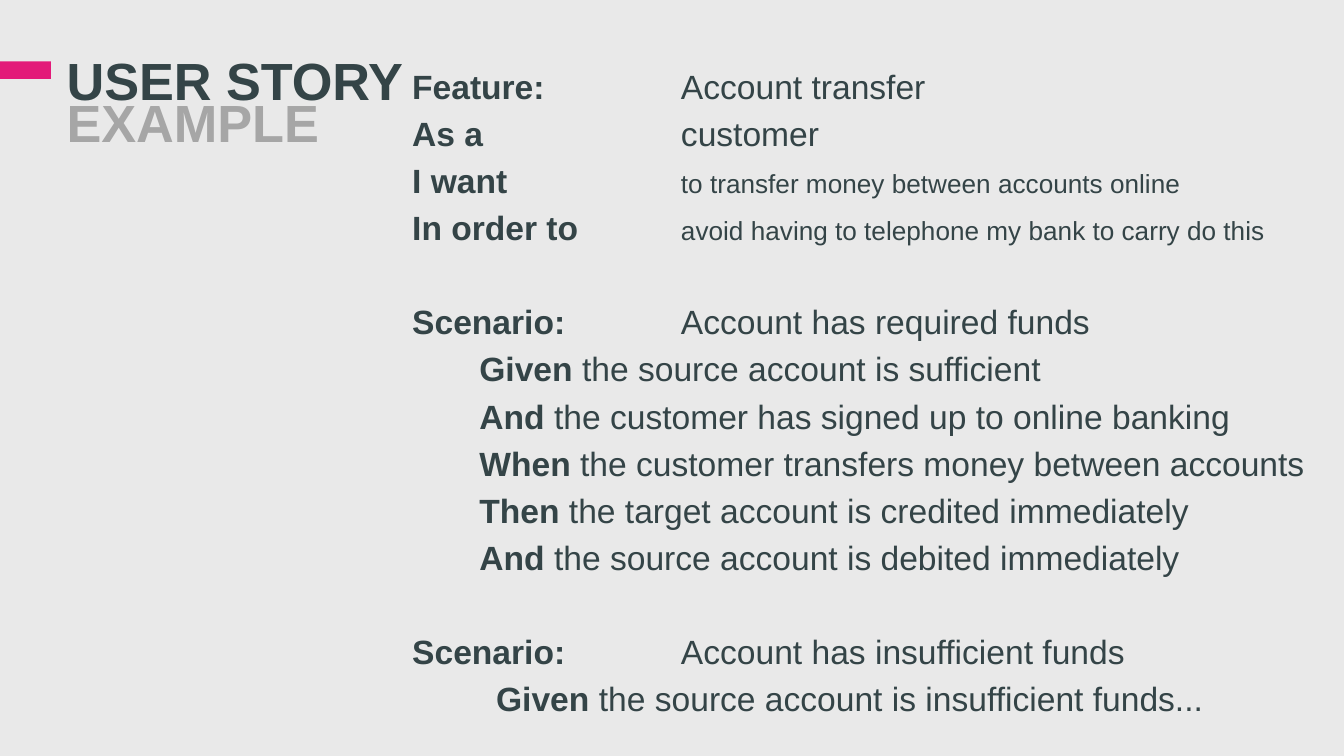
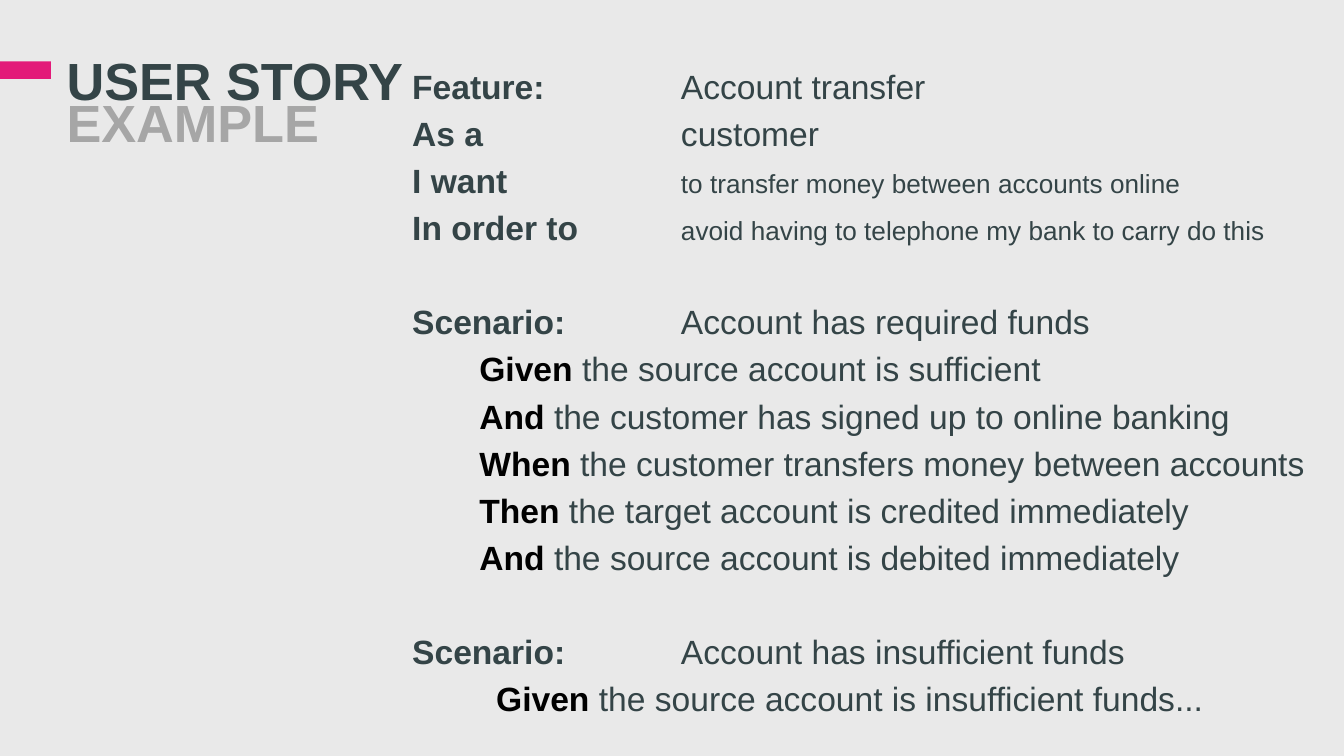
Before and after one commit to ewilde/mspec-talk, a slide deck: slide 7 of doc/mspec-talk.pptx. Drawn at 1344x756 pixels with LibreOffice and Linux fonts; fonts in the diff are those of the drawing; background and template pictures are left out. Boxes give left, top, right and bottom in pixels: in the first picture for what was removed or moved away, otherwise in the second. Text is boxed around its words. In the diff, an @@ line names an element or a change of style, - is before the commit and + after.

```diff
--- a/doc/mspec-talk.pptx
+++ b/doc/mspec-talk.pptx
@@ text at <box>479,356,1304,712</box>: text colour #344447 to #000000 in "Given", "And", "When", "Then" and 2 more places @@
```
Also in this commit, not shown: 3 other slides changed, 1 slide added, 4 other files.
